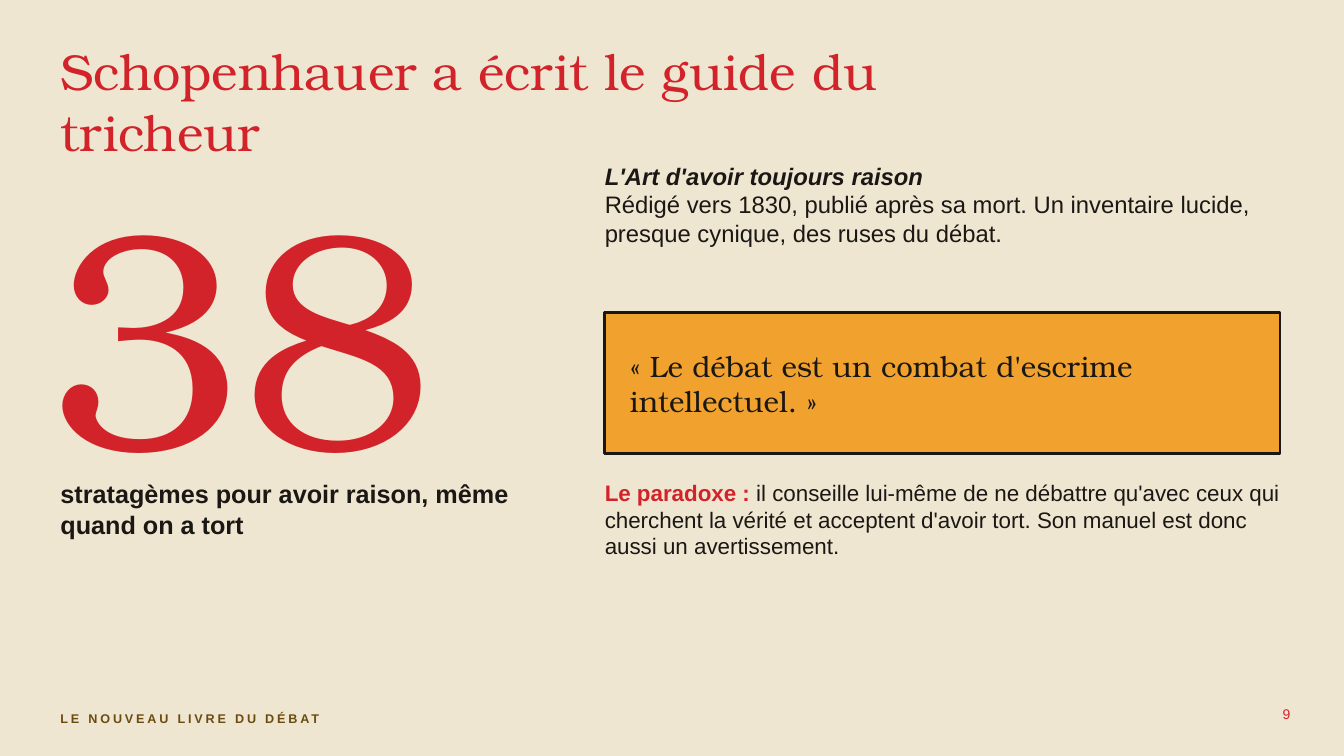
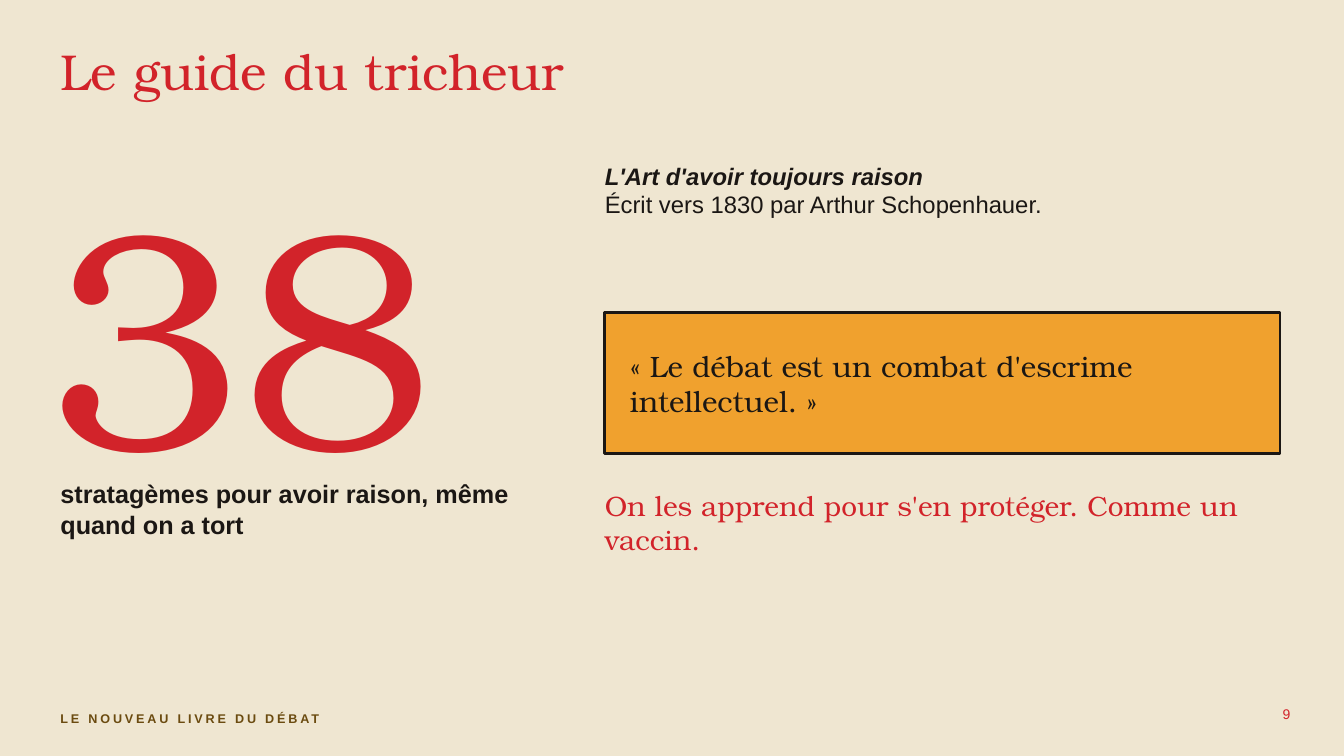
Before and after one commit to isabellepedneault111-ai/Chat-, a slide deck: slide 9 of debat-agreable/seminaire-confrontation-agreable.pptx. Drawn at 1344x756 pixels with LibreOffice and Linux fonts; fonts in the diff are those of the drawing. Boxes give left, top, right and bottom in pixels: in the first picture for what was removed or moved away, otherwise in the second. Text is boxed around its words. In the diff, an @@ line names an element or a change of style, - is before the commit and + after.

```diff
--- a/debat-agreable/seminaire-confrontation-agreable.pptx
+++ b/debat-agreable/seminaire-confrontation-agreable.pptx
@@ title at (60,54,564,102): text changed @@
-Schopenhauer a écrit le guide du tricheur
+Le guide du tricheur
@@ text at (605,194,1041,218): text changed @@
-Rédigé vers 1830, publié après sa mort. Un inventaire lucide, presque cynique, des ruses du débat.
+Écrit vers 1830 par Arthur Schopenhauer.
@@ text at (605,496,1238,551): text changed; size 16 to 20 pt; font Arial to TeX Gyre Bonum; text colour #1B1714 to #D2232A @@
-Le paradoxe : il conseille lui-même de ne débattre qu'avec ceux qui cherchent la vérité et acceptent d'avoir tort. Son manuel est donc aussi un avertissement.
+On les apprend pour s'en protéger. Comme un vaccin.
```
Also in this commit, not shown: 3 other slides changed, 4 slides added, 1 slide removed, 4 other files.
